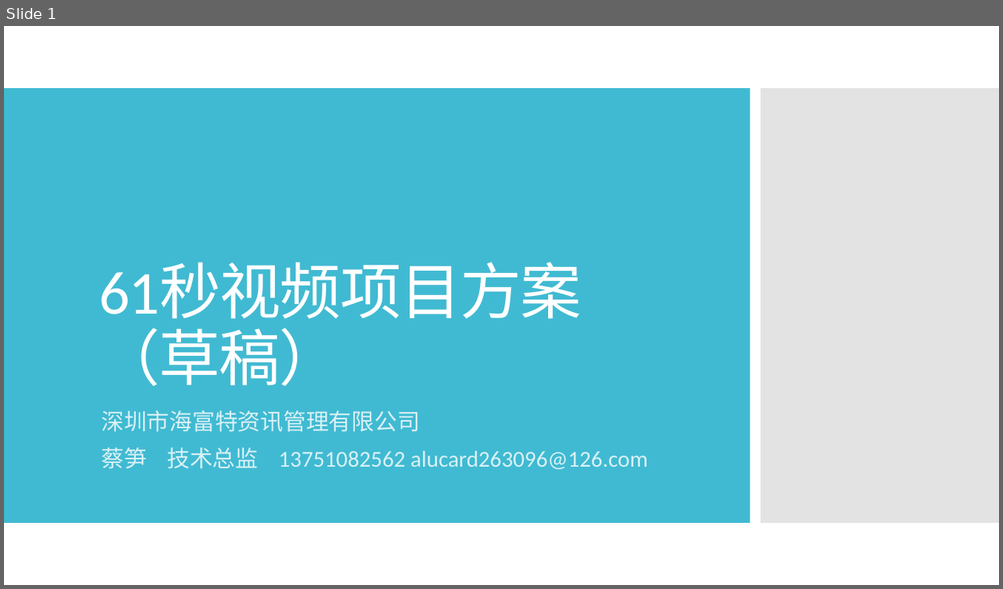
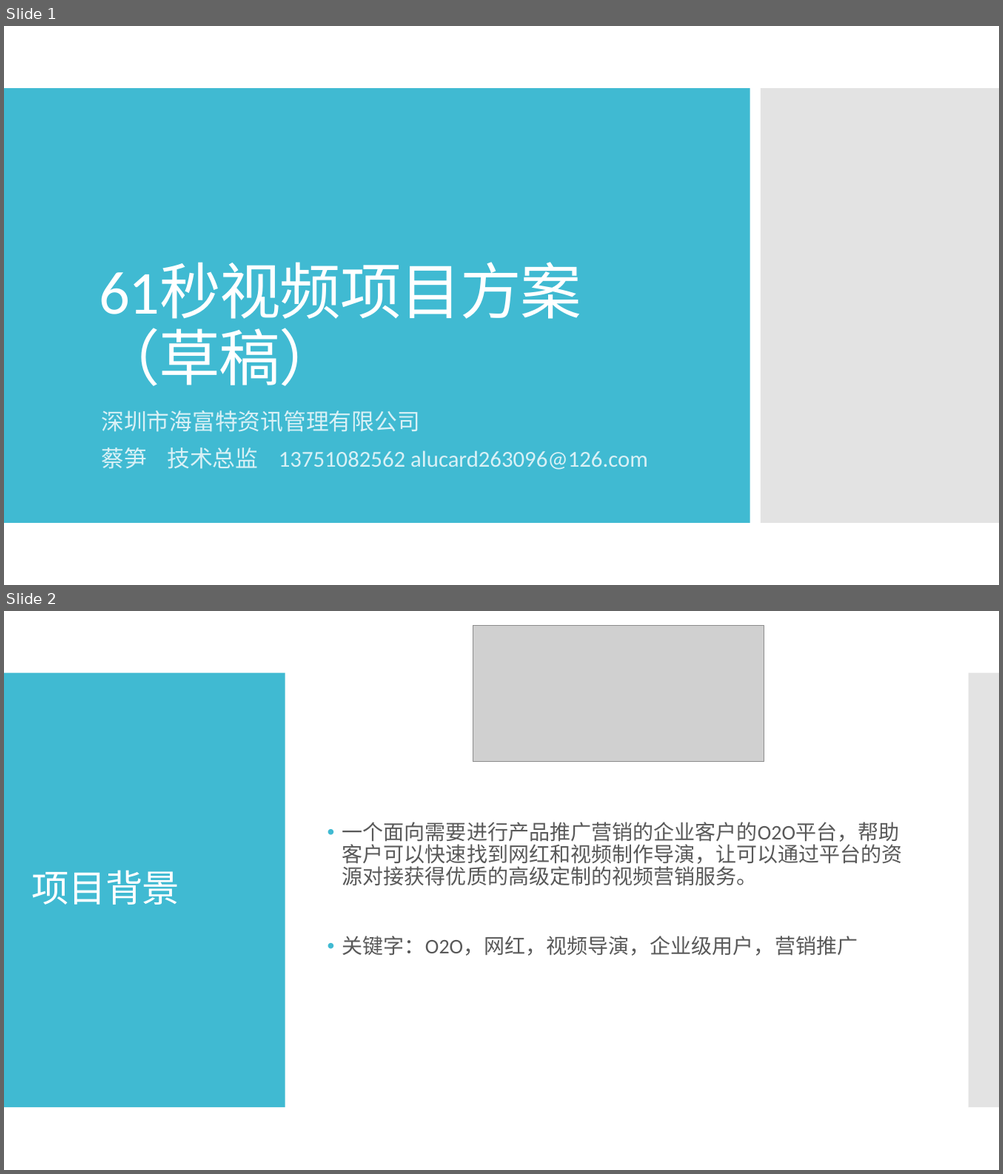
Before and after one commit to alucard263096/BusinessDocument, a slide deck: 61秒视频项目方案.pptx. Shown one above the other, each under a label of ours: slide 1 before the commit, slides 1 and 2 after it. The pictures are 1003x589 and 1003x1174 pixels, drawn with LibreOffice and Linux fonts; fonts in the diff are those of the drawing; grey boxes stand for pictures. Boxes give left, top, right and bottom in pixels: in the first picture for what was removed or moved away, otherwise in the second. Text is boxed around its words. In the diff, an @@ line names an element or a change of style, - is before the commit and + after.

```diff
--- a/61秒视频项目方案.pptx
+++ b/61秒视频项目方案.pptx
@@ slide 2 added at [4, 611, 999, 1170], background #FFFFFF @@
@@ picture added at [472, 626, 763, 762] @@
@@ rectangle added at [4, 673, 285, 1108], fill #40BAD2 @@
@@ rectangle added at [968, 673, 999, 1108], fill #C8C8C8 at 50% opacity @@
@@ text added at [342, 822, 902, 956], 20 pt, text #595959 @@
+• 一个面向需要进行产品推广营销的企业客户的O2O平台，帮助客户可以快速找到网红和视频制作导演，让可以通过平台的资源对接获得优质的高级定制的视频营销服务。
+• 关键字：O2O，网红，视频导演，企业级用户，营销推广
@@ title added at [32, 870, 179, 905], 36 pt, text #FFFFFF @@
+项目背景
```
Also in this commit, not shown: 5 other slides added, 1 other file.
